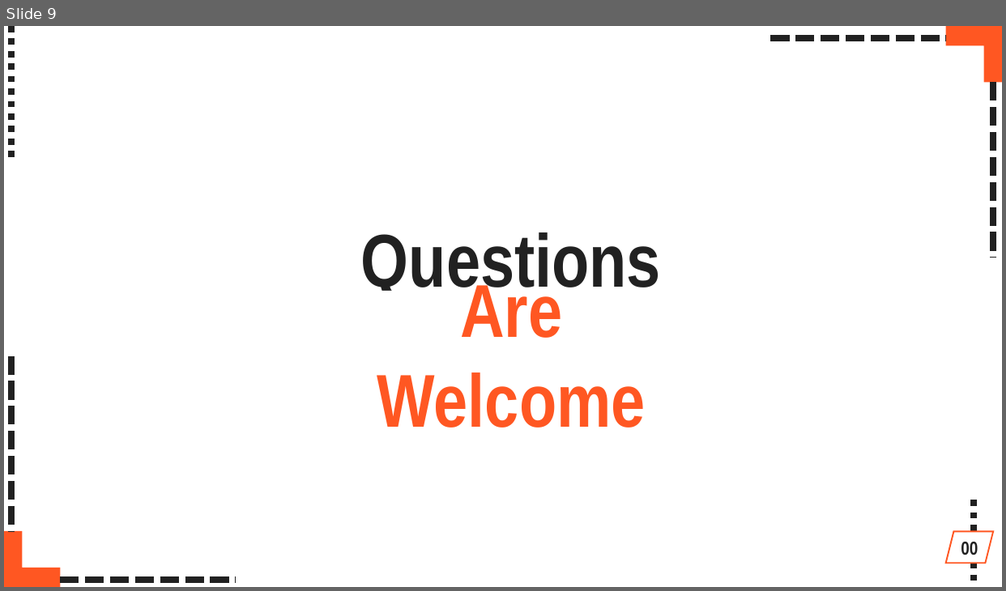
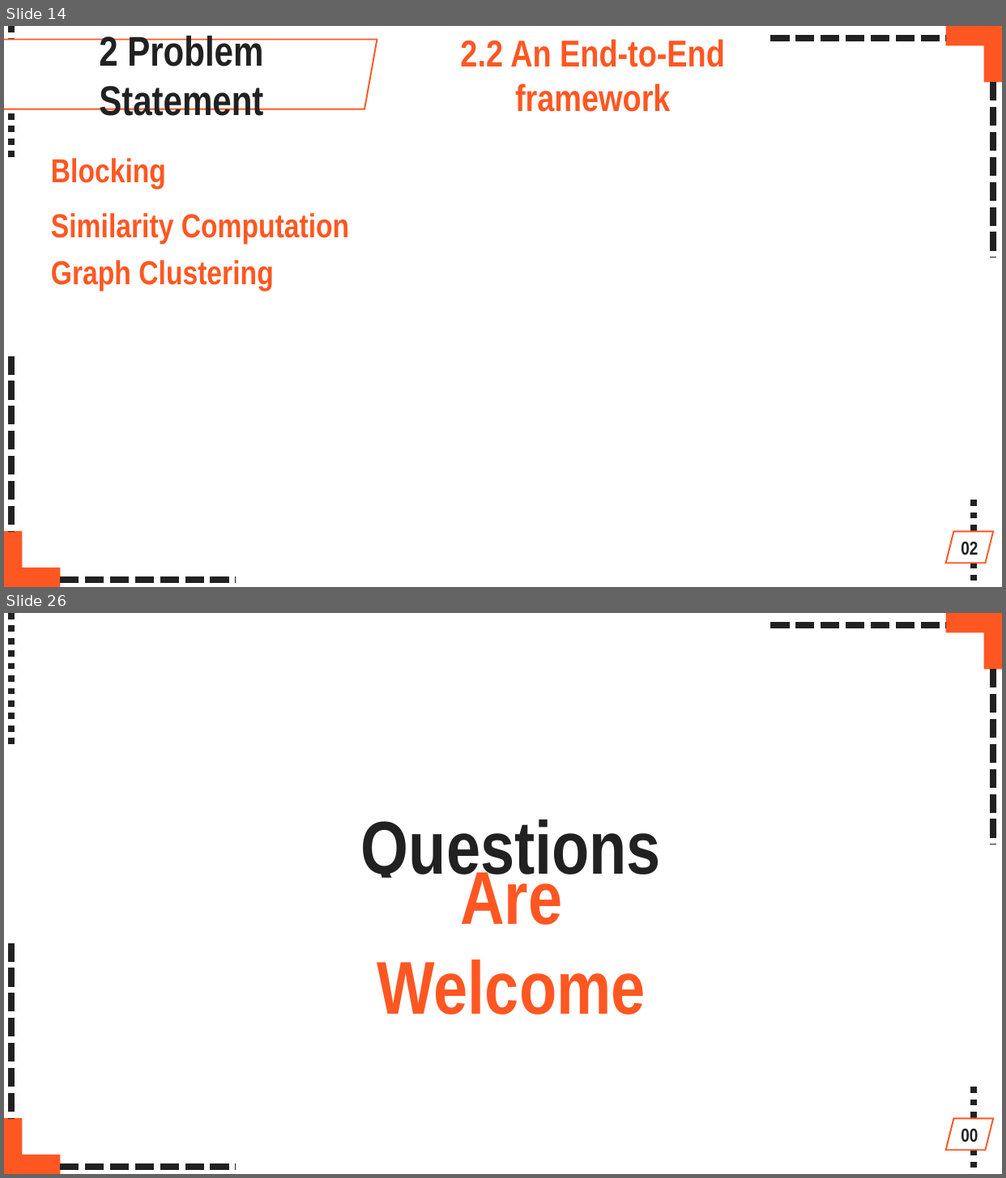
Before and after one commit to abirAbuAsim/incremental_record_linkage, a slide deck: C131001_Abir_April 13th,17.pptx. Shown one above the other, each under a label of ours: slide 9 before the commit, slides 14 and 26 after it; the slides between them are not shown. The pictures are 1006x591 and 1006x1178 pixels, drawn with LibreOffice and Linux fonts; fonts in the diff are those of the drawing. Boxes give left, top, right and bottom in pixels: in the first picture for what was removed or moved away, otherwise in the second. Text is boxed around its words. In the diff, an @@ line names an element or a change of style, - is before the commit and + after.

```diff
--- a/C131001_Abir_April 13th,17.pptx
+++ b/C131001_Abir_April 13th,17.pptx
@@ slide 14 added at bbox=[4, 26, 1002, 587], background #FFFFFF @@
@@ parallelogram added at bbox=[4, 40, 377, 109], fill #FFFFFF, outline #FF5722 1.5 pt, 40 pt, text #212121, bold @@
+2 Problem Statement
@@ line added from (11, 26) to (11, 159), #212121 6 pt dashed @@
@@ text added at bbox=[460, 39, 725, 112], 36 pt, text #FF5722, bold @@
+2.2 An End-to-End framework
@@ line added from (770, 38) to (946, 38), #212121 6 pt dashed @@
@@ corner added at bbox=[946, 26, 1002, 82], fill #FF5722 @@
@@ line added from (994, 82) to (994, 258), #212121 6 pt dashed @@
@@ text added at bbox=[51, 158, 166, 189], 32 pt, text #FF5722, bold @@
+Blocking
@@ text added at bbox=[51, 213, 349, 244], 32 pt, text #FF5722, bold @@
+Similarity Computation
@@ text added at bbox=[51, 260, 273, 290], 32 pt, text #FF5722, bold @@
+Graph Clustering
@@ line added from (11, 356) to (11, 531), #212121 6 pt dashed @@
@@ line added from (974, 500) to (974, 587), #212121 6 pt dashed @@
@@ corner added at bbox=[4, 531, 60, 587], fill #FF5722 @@
@@ parallelogram added at bbox=[946, 532, 993, 564], fill #FFFFFF, outline #FF5722 1.5 pt, 18 pt, text #212121, bold @@
+02
@@ line added from (60, 580) to (236, 580), #212121 6 pt dashed @@
@@ what was slide 9 is now slide 26 @@
```
Also in this commit, not shown: 3 slides changed, 16 other slides added, 20 other files.
